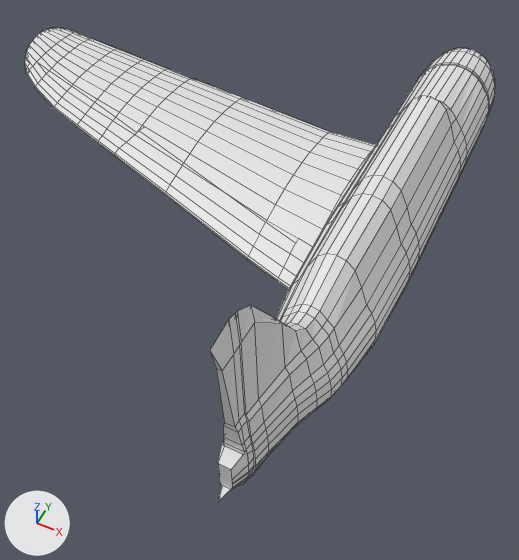
The Blender file Aircraft/Helldiver/Helldiver.blend, before and after one commit.
One viewpoint serves both versions: a 50 mm lens placed at (1.89, -10.01, 7.6), pointed at (-1.34, -3.55, -0.47). The lights are fixed; the arrows at lower left show +X, +Y and +Z. The first picture is the older version. Mesh edges are drawn as thin lines.

In view in the first picture: 'Fuselage', 'Left Aileron', 'Left Dive Brakes', 'Left Wing'.
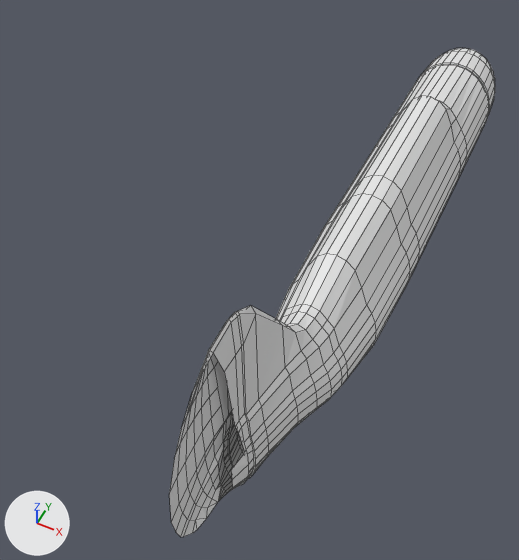
Changed parts and their boxes (x1, y1, x2, y2) in the pictures (519 x 560 px):
'Fuselage', reshaped (14% wider, 8% taller): before (210, 48, 495, 501); after (169, 48, 495, 537)
'Left Wing', hidden: before (25, 28, 376, 289)
'Left Dive Brakes', hidden: before (113, 131, 295, 281)
'Left Aileron', hidden: before (26, 62, 136, 155)
part 1 of me_circle, built on: before (210, 306, 322, 501); after (169, 306, 322, 537)

Edits to the bpy script that builds the scene:
```text
Change me_circle:
    used by ob_fuselage; location = (0.0, 2.49, -0.08); rotation_euler = (1.571, 0.0, 0.0), in degrees (90, 0, 0); scale = (1.49, 1.82, 1.0)
    remove me_circle.from_pydata(...)  # 707 vertices, 690 faces; spans x -0.49..0.49, y -0.47..1.66, z 0.0..9.7
    add me_circle.from_pydata(...)  # 806 vertices, 744 faces, 50 loose edges; spans x -0.49..0.49, y -0.47..1.66, z 0.0..10.46
    me_circle part 1
    10 vertices are removed from x -0.07..0.07, y 0.3..1.41, z 9.28..9.51
    31 faces are deleted
    4 vertices in x -0.07..0.07, y 0.65..0.78, z 7.74..7.99 move by (0.0, -0.01, 0.0)
    8 vertices move from x -0.04..0.04, y 1.06..1.41, z 8.32..9.17 to x -0.05..0.05, y 1.04..1.48, z 8.32..9.17
    104 vertices are added at x -0.08..0.08, y 0.25..1.65, z 9.14..10.46
    5 new vertices lie (0.01, 0.0, 0.11) away from vertices in x -0.04..0.03, y 0.25..1.41, z 9.17..10.01
    50 loose edges are added
    85 new faces join them
Change ob_left_wing:
    add ob_left_wing.hide_set(True)
Change ob_left_aileron:
    add ob_left_aileron.hide_set(True)
Change ob_left_dive_brakes:
    add ob_left_dive_brakes.hide_set(True)
```
